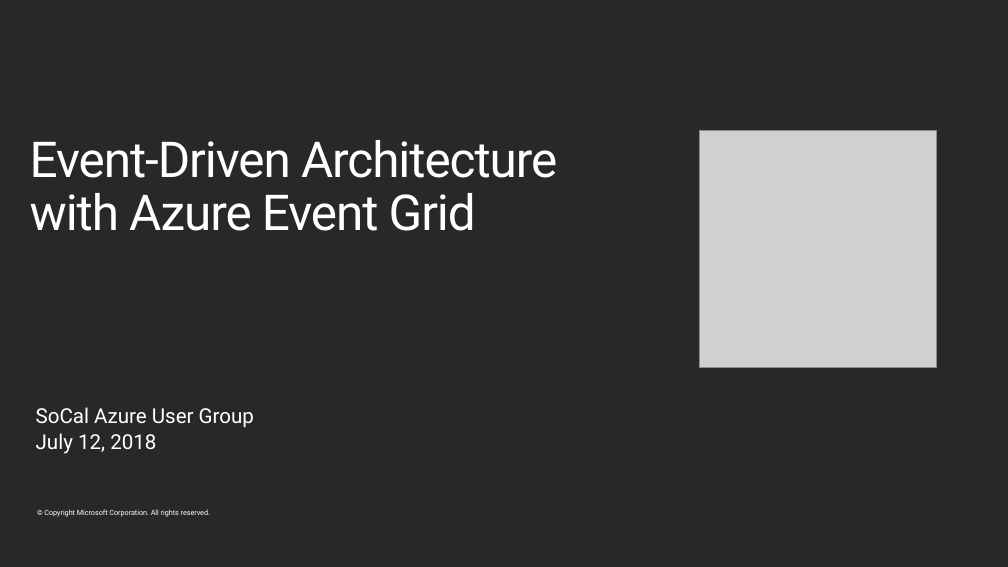
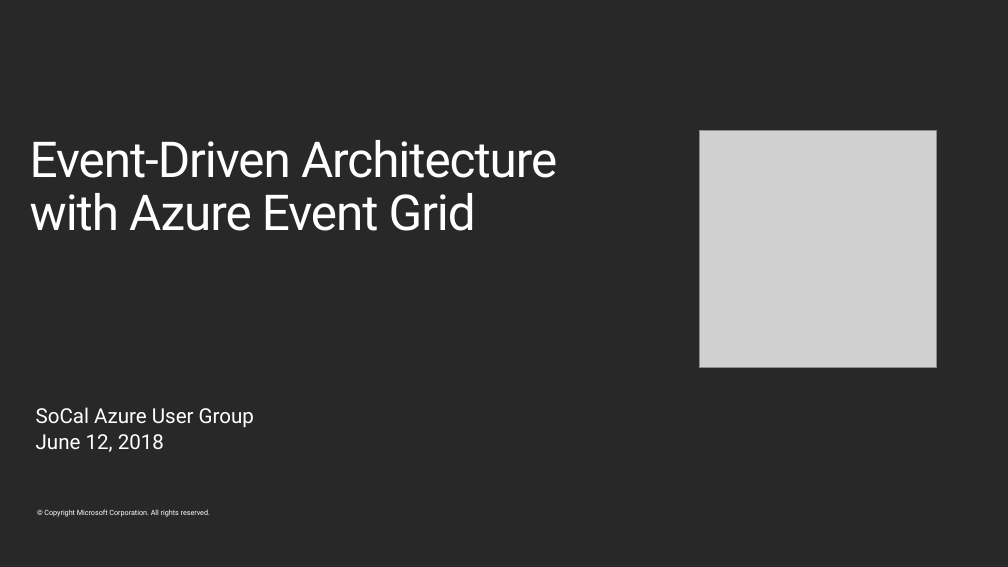
Before and after one commit to dbarkol/socalazure-eventgrid, a slide deck: slide 1 of Presentation/SoCalAzure2018-AzureEventGrid.pptx. Drawn at 1008x567 pixels with LibreOffice and Linux fonts; fonts in the diff are those of the drawing; grey boxes stand for pictures; background and template pictures are left out. Boxes give left, top, right and bottom in pixels: in the first picture for what was removed or moved away, otherwise in the second. Text is boxed around its words. In the diff, an @@ line names an element or a change of style, - is before the commit and + after.

```diff
--- a/Presentation/SoCalAzure2018-AzureEventGrid.pptx
+++ b/Presentation/SoCalAzure2018-AzureEventGrid.pptx
@@ text at bbox=[36, 434, 164, 452]: text changed @@
-July 12, 2018
+June 12, 2018
```
Also in this commit, not shown: 2 other slides changed.
